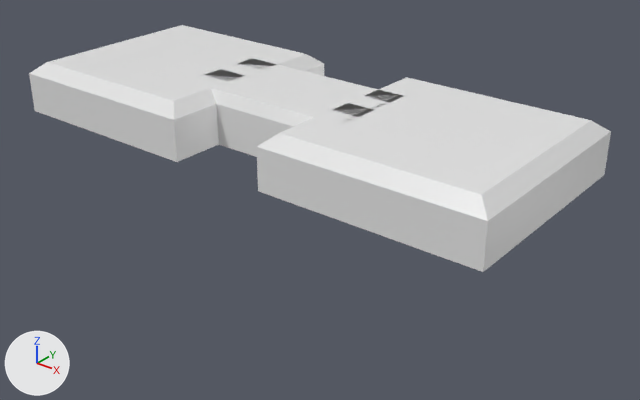
The OBJ model Assets/Models/Portal/NewBase2.obj, before and after one commit.
The view is the same before and after, from a 50 mm lens placed at (6.16, -10.42, 3.64), pointed at (-2.2, 0.02, -2.84). Lighting does not change. The marker at lower left points along +X, +Y and +Z. Where no turn or scale is listed for an object, it has been applied to the vertices.

Names of what the first picture shows: 'Cube.001_Cube'.
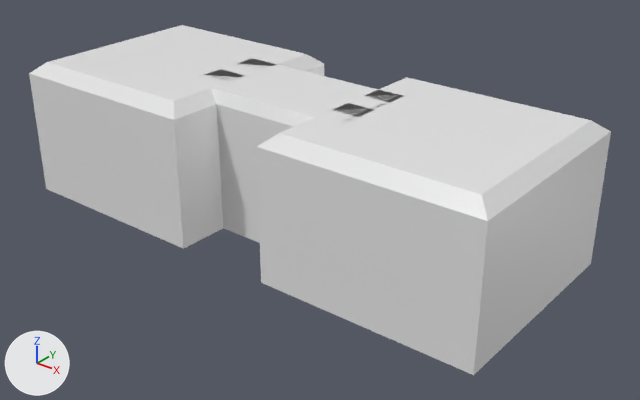
What differs and where, as boxes (x1, y1, x2, y2) in the pictures (640 x 400 px; the box of a moved part takes in the faces that stretch with it):
'Cube.001_Cube', reshaped (42% taller): before (29, 25, 611, 272); after (29, 25, 611, 375)
part 1 of me_cube_001_cube, moved or reshaped: before (34, 108, 605, 272); after (34, 108, 605, 375)

The change, as a diff of the scene's bpy script:
```diff
--- a/Assets/Models/Portal/NewBase2.obj.py
+++ b/Assets/Models/Portal/NewBase2.obj.py
@@ me_cube_001_cube @@
 me_cube_001_cube.from_pydata(...)  # 36 vertices, 30 faces; spans x -7.27..1.85, y -1.85..1.85, z -1.88..-0.99
 # used by ob_cube_001_cube; location = (0.0, 0.0, 0.0)
+# me_cube_001_cube part 1: all 12 vertices in x -7.27..1.85, y -1.85..1.85, z -1.88 are moved by (0.0, 0.0, -1.55)
 me_cube_001_cube.materials.append(mat_none)
```
